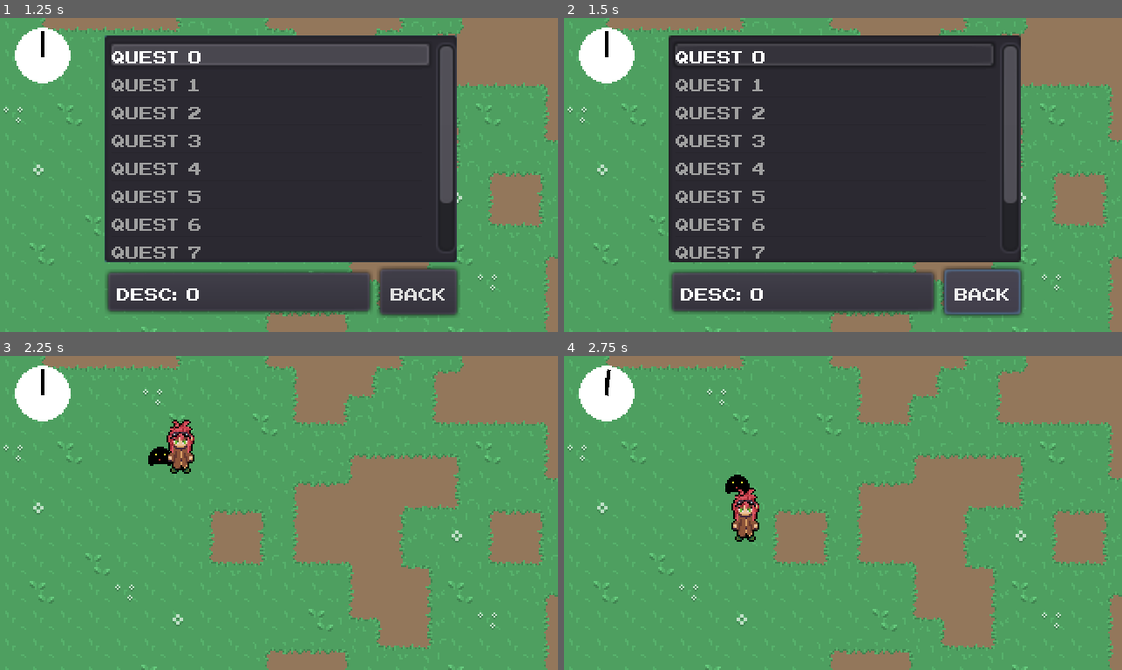
Above: before the commit, frames 1-4 (two rows, left to right).
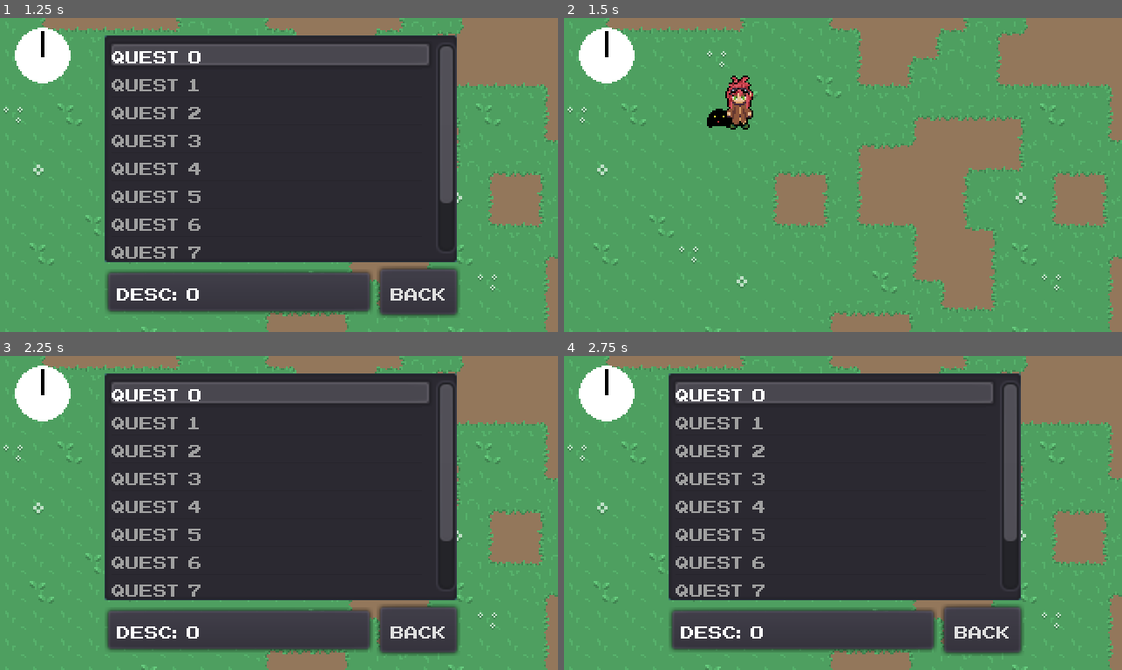
Above: after the commit, the same moments.

Repository: Morphclue/evo-world
Game: Godot game, scene res://world.tscn
Two runs of this game, one before a commit and one after it. Both use one fixed random seed, a clock stepped at 60 frames per second and the inputs below.
Inputs:
- Up to frame 1 (1.25 s): tap Enter (ui_accept) at 0.5, 0.77 s; hold D (right) from 0.53 s (still down); tap J (journal) at 0.6 s
- Up to frame 2 (1.5 s): release D (right) at 1.25 s; click "Back" at 1.25 s
- Up to frame 3 (2.25 s): hold S (down) from 2.03 s (still down); tap J (journal) at 2.1 s
- Up to frame 4 (2.75 s): keep holding S (down)

Frame 1 is identical in both runs. In frame 2, 54% of the frame differs, in the area x 18-83%, y 5-96%; in frame 3, 54%; in frame 4, 54%, in the area x 7-83%, y 4-96%.

Commit message:
feat: add back-button functionality

Diff:
--- a/menus/journal.gd
+++ b/menus/journal.gd
@@ -43,4 +43,7 @@
 
 
 func _on_back_pressed() -> void:
+	var parent = get_parent()
+	queue_free()
+	parent.remove_child(self)
 	pass # Replace with function body.
